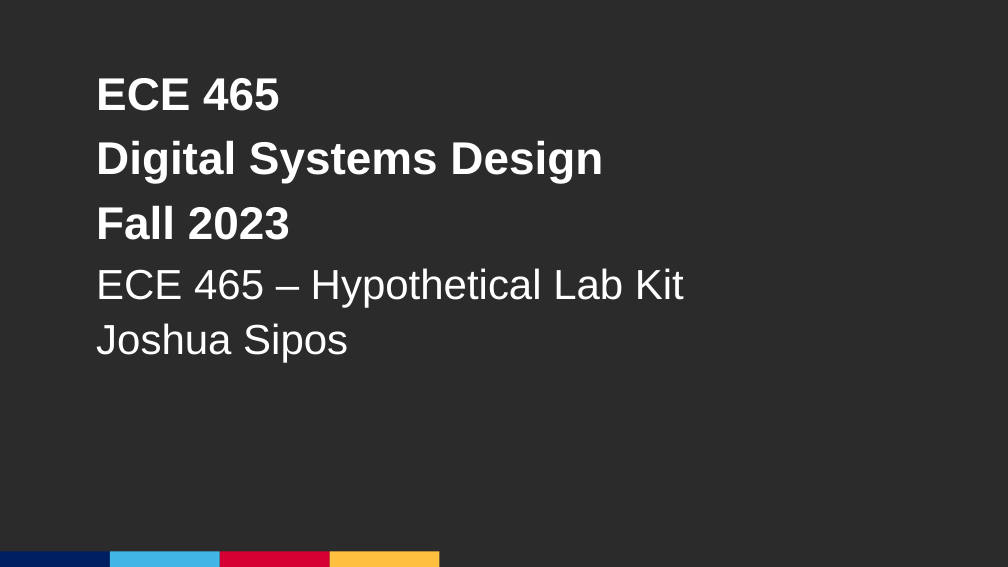
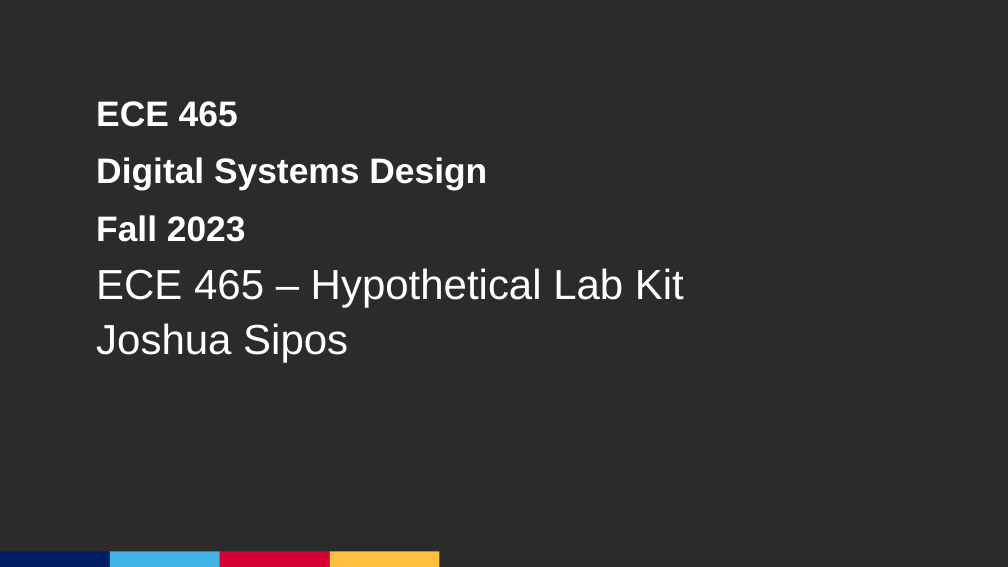
Before and after one commit to JSCaracal/ECE465_Final, a slide deck: slide 1 of Graduate_Presentation_Template.pptx. Drawn at 1008x567 pixels with LibreOffice and Linux fonts; fonts in the diff are those of the drawing; background and template pictures are left out; a plain dark background stands for a picture behind light text. Boxes give left, top, right and bottom in pixels: in the first picture for what was removed or moved away, otherwise in the second. Text is boxed around its words. In the diff, an @@ line names an element or a change of style, - is before the commit and + after.

```diff
--- a/Graduate_Presentation_Template.pptx
+++ b/Graduate_Presentation_Template.pptx
@@ text "ECE 465" at [96, 101, 487, 242]: size 43.8 to 33.7 pt; more space between paragraphs @@
```
Also in this commit, not shown: 2 other slides changed, 2 slides added.
